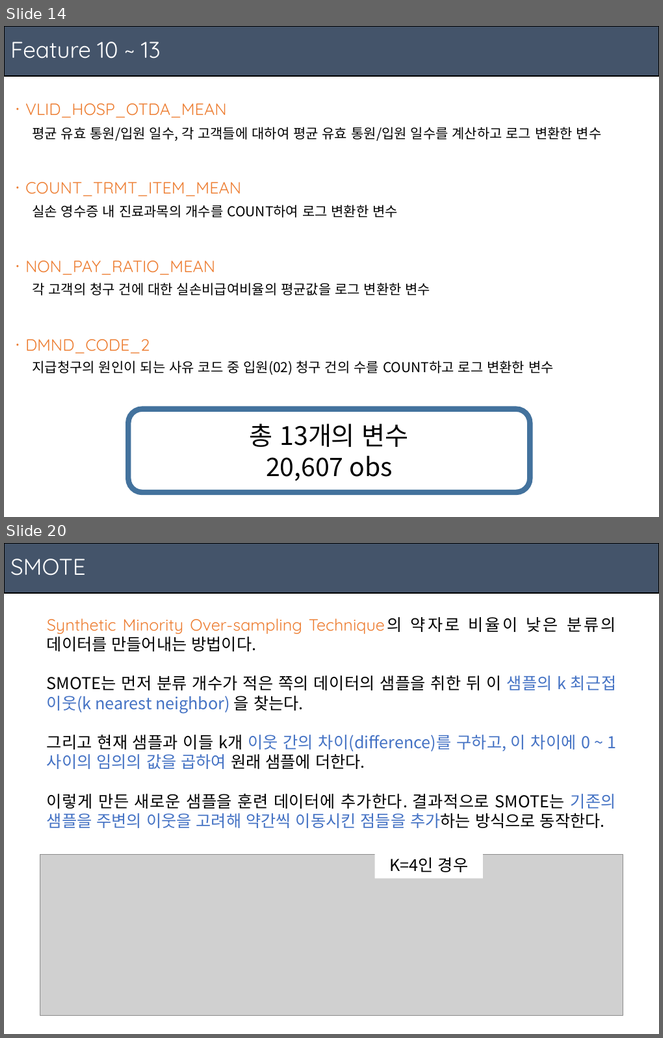
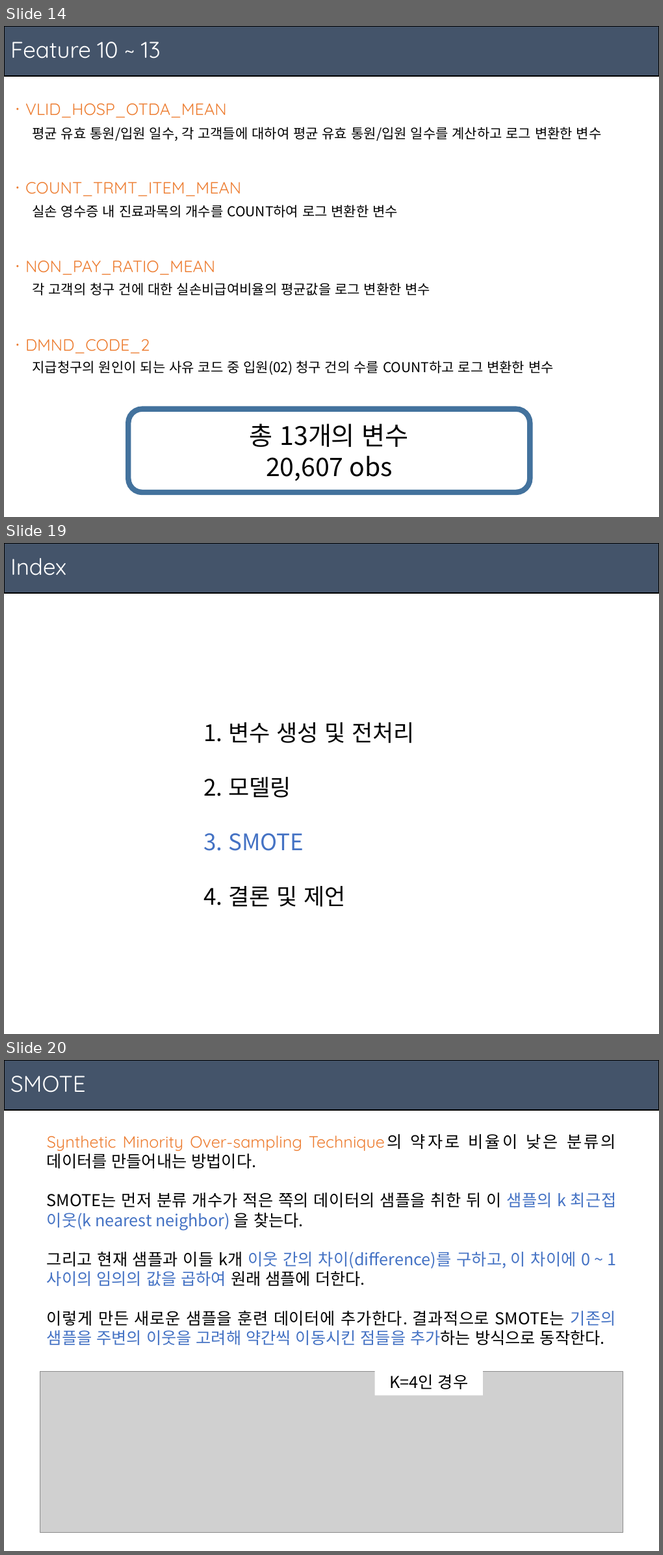
Before and after one commit to ajskdlf64/Bachelor-of-Statistics, a slide deck: 2019 - 02/[응용통계학과] 데이터마이닝/Insuracne Model/Model.pptx. Shown one above the other, each under a label of ours: slides 14 and 20 before the commit, slides 14, 19 and 20 after it; the slides between them are not shown. The pictures are 663x1038 and 663x1555 pixels, drawn with LibreOffice and Linux fonts; fonts in the diff are those of the drawing; grey boxes stand for pictures. Boxes give left, top, right and bottom in pixels: in the first picture for what was removed or moved away, otherwise in the second. Text is boxed around its words. In the diff, an @@ line names an element or a change of style, - is before the commit and + after.

```diff
--- a/2019 - 02/[응용통계학과] 데이터마이닝/Insuracne Model/Model.pptx
+++ b/2019 - 02/[응용통계학과] 데이터마이닝/Insuracne Model/Model.pptx
@@ slide 19 added at (x1=4, y1=543, x2=659, y2=1034), background #FFFFFF @@
@@ rectangle added at (x1=4, y1=543, x2=659, y2=593), fill #44546A, outline #000000 1 pt @@
@@ title added at (x1=10, y1=558, x2=66, y2=575), 25 pt, text #FFFFFF @@
+Index
@@ text added at (x1=228, y1=722, x2=414, y2=907), 25 pt, text #000000 @@
+1. 변수 생성 및 전처리
+2. 모델링
+3. SMOTE
+4. 결론 및 제언
```
Also in this commit, not shown: 11 slides changed, 5 other slides added, 4 slides removed, 7 other files.
